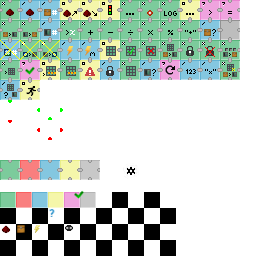
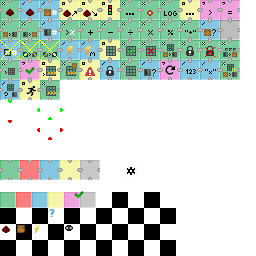
Layered file, before and after one edit (256px x 256px). Changes by layer:
painted on "icons.png" over [40, 63, 77, 100]
